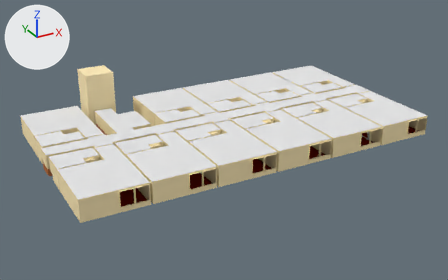
Renders of the Blender file Assets/Blender Files/World/HotelRoomBase.blend from each side of a commit.
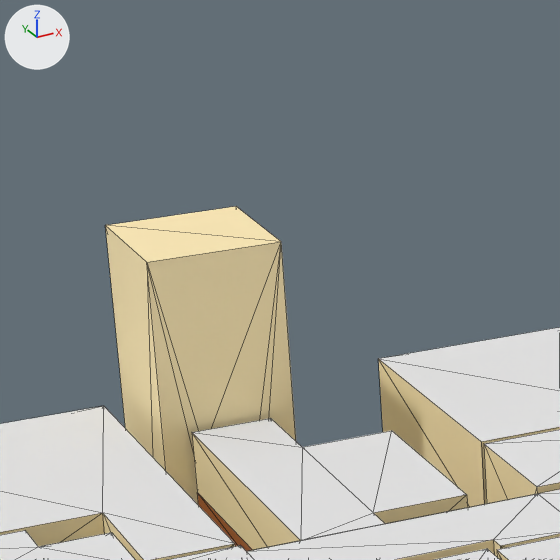
Old and new are each drawn whole from a 50 mm lens placed at (-28.0, -91.3, 43.7), pointed at (21.3, -1.7, -1.1) and again close up on the part from 12% to 38% of the width and 8% to 49% of the height. Every picture has the same lights, and +X, +Y and +Z are marked at upper left. The close-ups show mesh edges as thin lines.

Objects in the first close-up: 'Elavator Hall', 'Room 301', 'Room 304', 'Room 305'.
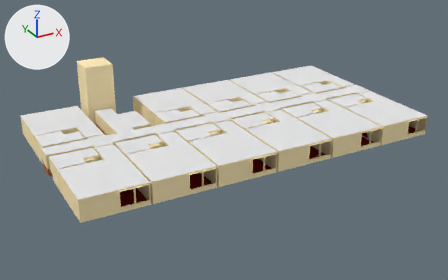
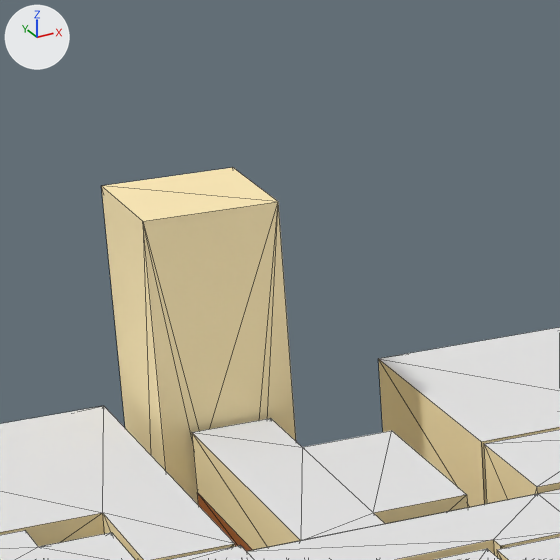
The edits, one by one:
me_id2_002 has 71 vertices, 53 faces and spans x -4.2..6.3, y -10.6..10.0, z -15.4..9.1.
me_id2_002 is used by ob_elavator_hall; location (4.2, 6.21, 1.17).
Before the commit, vertices of me_id2_002: 39 (-3.3, 5.0, 9.1) at pixel (146, 262), 62 (1.7, 5.0, 9.1) at pixel (281, 241), 63 (1.7, 10.0, 9.1) at pixel (236, 206), 64 (-3.3, 10.0, 9.1) at pixel (105, 225).
Part 1, on me_id2_002:
Vertices 39, 62, 63, 64 of me_id2_002 move by (0.0, 0.0, 1.5).

What differs and where, as boxes [x1, y1, x2, y2] in the close-ups (560 x 560 px; the box of a moved part takes in the faces that stretch with it):
'Elavator Hall', reshaped: before [105, 206, 560, 560]; after [102, 168, 560, 560]
part 1 of me_id2_002, moved or reshaped: before [105, 206, 296, 504]; after [102, 168, 296, 504]
